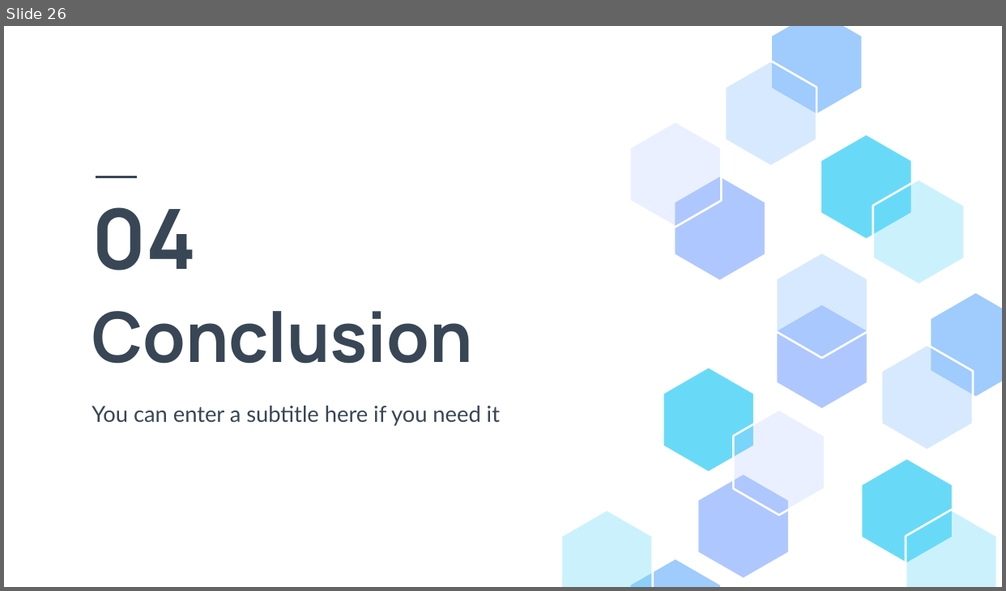
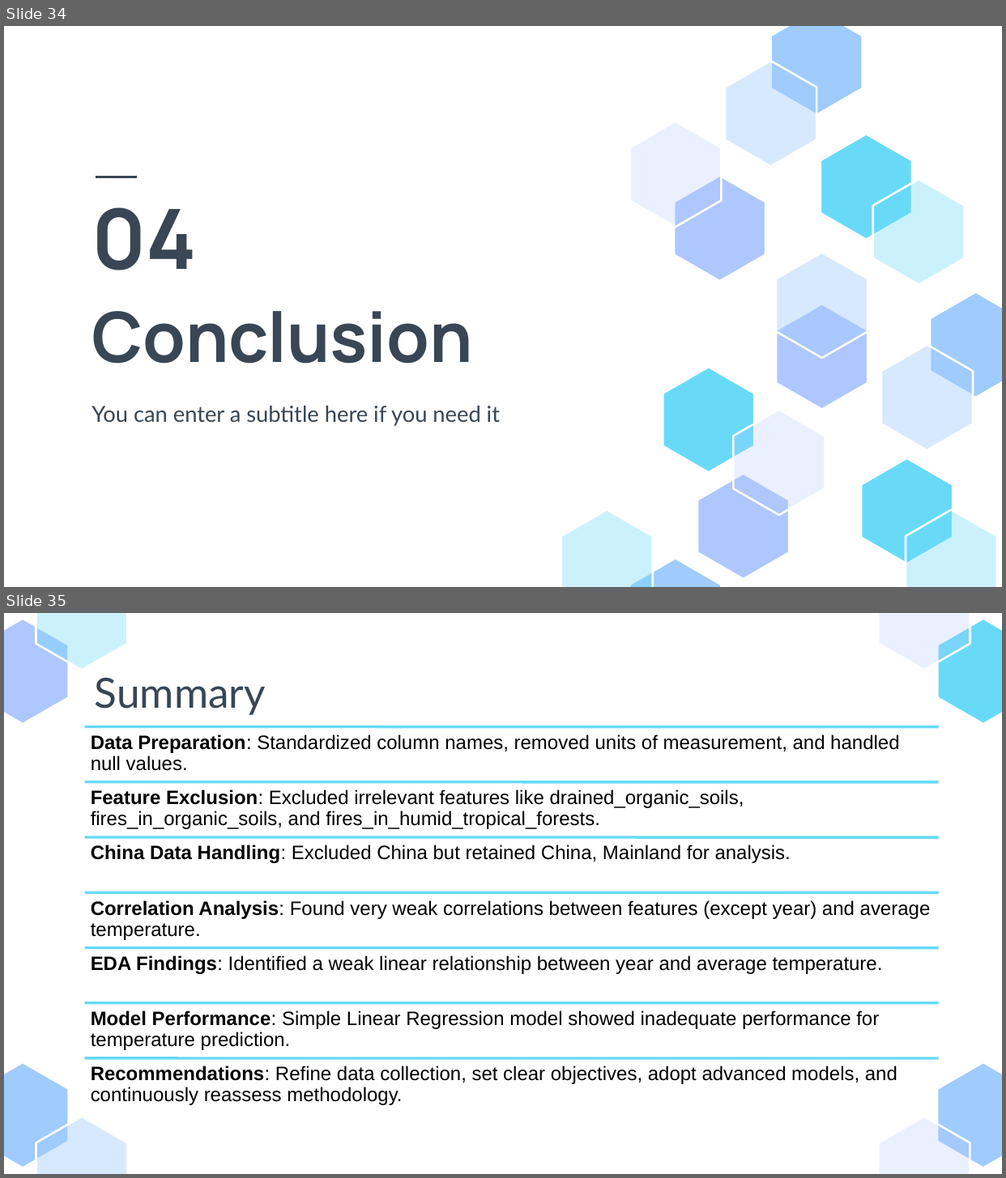
Before and after one commit to glenad/2403-ptds-regression, a slide deck: 2403_ PT_DS_Regression_Agri-food sector- Analysis.pptx. Shown one above the other, each under a label of ours: slide 26 before the commit, slides 34 and 35 after it. The pictures are 1006x591 and 1006x1178 pixels, drawn with LibreOffice and Linux fonts; fonts in the diff are those of the drawing. Boxes give left, top, right and bottom in pixels: in the first picture for what was removed or moved away, otherwise in the second. Text is boxed around its words. In the diff, an @@ line names an element or a change of style, - is before the commit and + after.

```diff
--- a/2403_ PT_DS_Regression_Agri-food sector- Analysis.pptx
+++ b/2403_ PT_DS_Regression_Agri-food sector- Analysis.pptx
@@ slide 35 added at box(4, 613, 1002, 1174), background #FFFFFF @@
@@ group added at box(4, 613, 1002, 1174): 8 freeform shapes @@
@@ subtitle added at box(95, 678, 266, 715), 30 pt, text #384655 @@
+Summary
@@ group added at box(85, 726, 938, 1105): 7 lines, 7 texts @@
+Data Preparation: Standardized column names, removed units of measurement, and handled null values.
+Feature Exclusion: Excluded irrelevant features like drained_organic_soils, fires_in_organic_soils, and fires_in_humid_tropical_forests.
+China Data Handling: Excluded China but retained China, Mainland for analysis.
+Correlation Analysis: Found very weak correlations between features (except year) and average temperature.
+EDA Findings: Identified a weak linear relationship between year and average temperature.
+Model Performance: Simple Linear Regression model showed inadequate performance for temperature prediction.
+Recommendations: Refine data collection, set clear objectives, adopt advanced models, and continuously reassess methodology.
@@ what was slide 26 is now slide 34 @@
```
Also in this commit, not shown: 4 slides changed, 10 other slides added, 3 slides removed, 1 other file.
